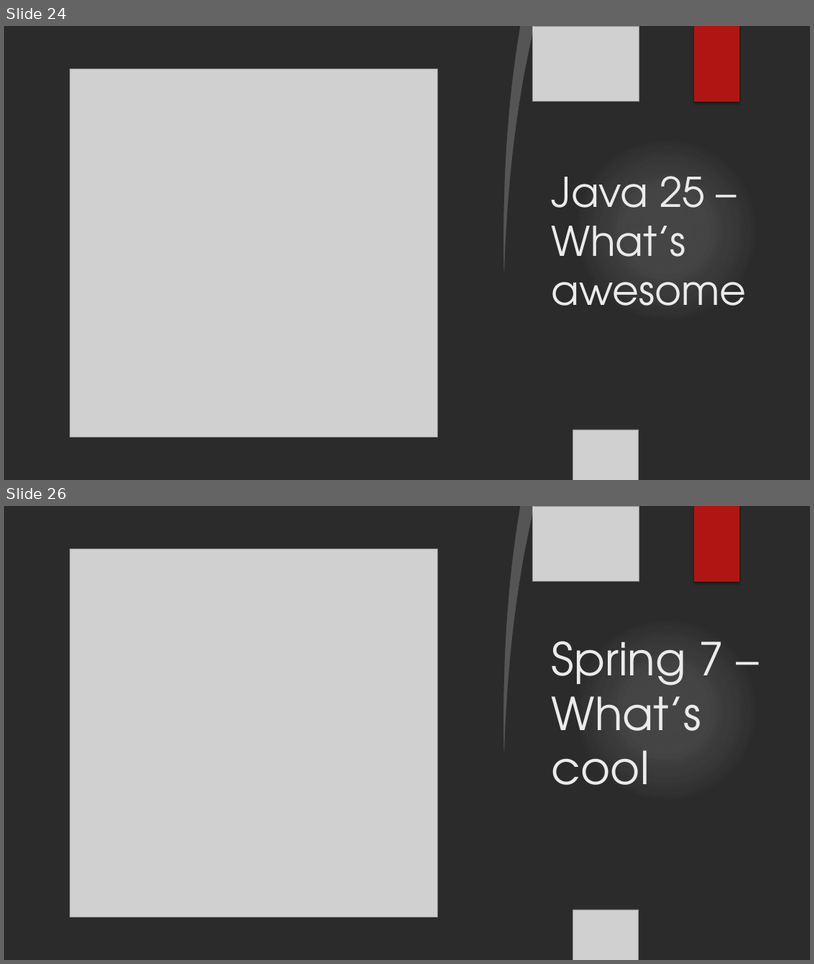
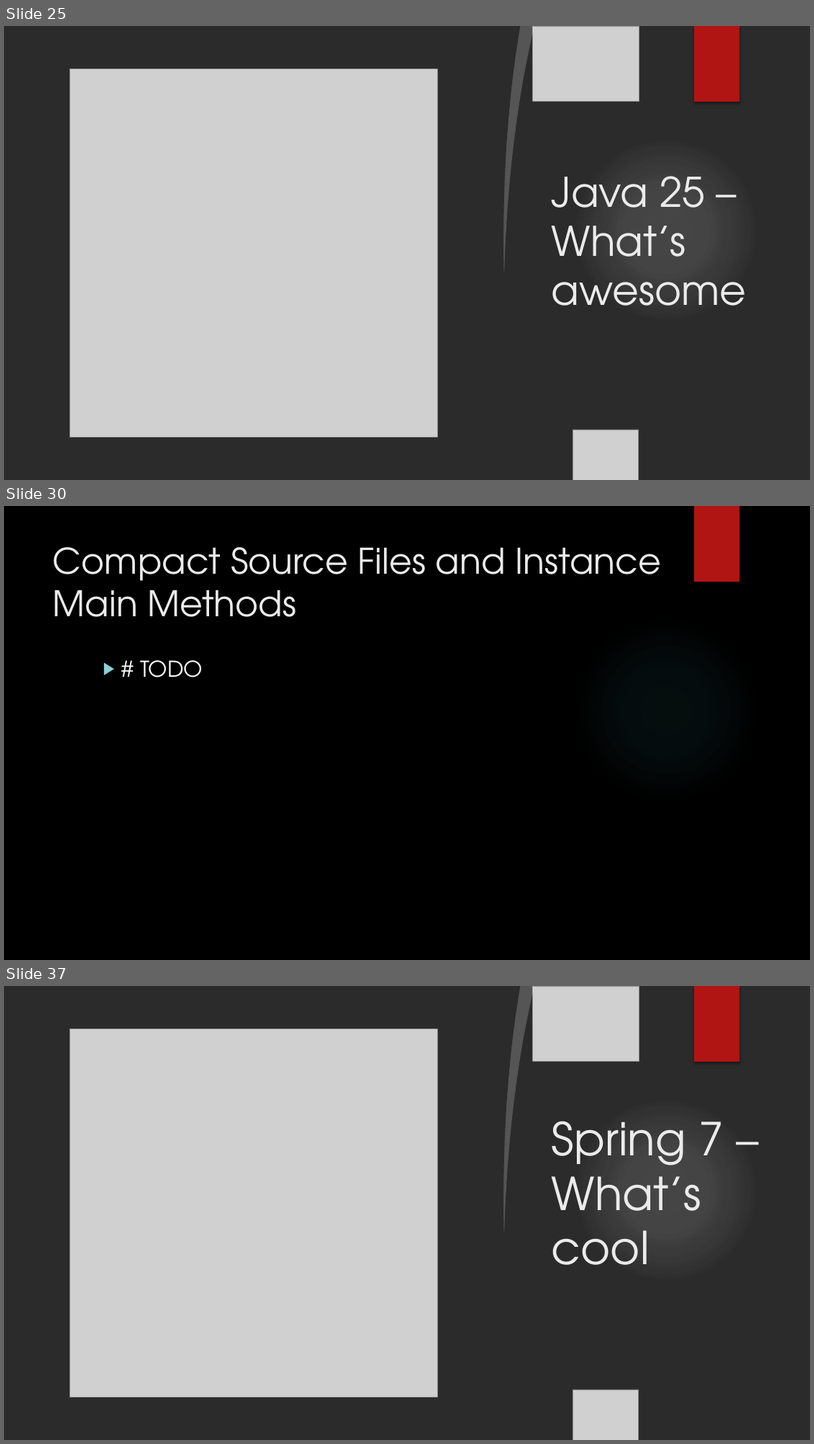
Before and after one commit to iuliana/jdk25-parent-project, a slide deck: maven4-java25-presentation.pptx. Shown one above the other, each under a label of ours: slides 24 and 26 before the commit, slides 25, 30 and 37 after it; the slides between them are not shown. The pictures are 814x964 and 814x1444 pixels, drawn with LibreOffice and Linux fonts; fonts in the diff are those of the drawing; grey boxes stand for pictures; background and template pictures are left out; a plain dark background stands for a picture behind light text. Boxes give left, top, right and bottom in pixels: in the first picture for what was removed or moved away, otherwise in the second. Text is boxed around its words. In the diff, an @@ line names an element or a change of style, - is before the commit and + after.

```diff
--- a/maven4-java25-presentation.pptx
+++ b/maven4-java25-presentation.pptx
@@ slide 30 added at bbox=[4, 506, 810, 960], background picture (left out) @@
@@ rectangle added at bbox=[694, 506, 740, 582], fill #B01513 @@
@@ title added at bbox=[53, 547, 661, 617], 42 pt, text #EBEBEB @@
+Compact Source Files and Instance Main Methods
@@ ellipse added at bbox=[574, 617, 759, 803], fill gradient #50B9C1 @@
@@ text added at bbox=[140, 660, 203, 677], 26 pt, text #FFFFFF @@
+  ▶ # TODO
@@ what was slide 24 is now slide 25 @@
@@ what was slide 26 is now slide 37 @@
```
Also in this commit, not shown: 4 slides changed, 10 other slides added, 11 other files.
